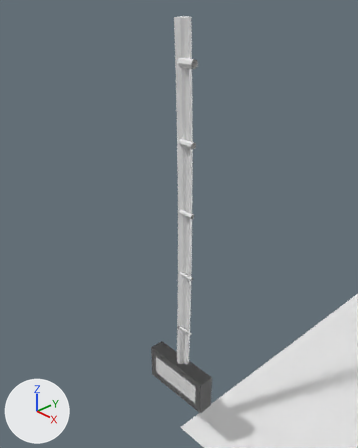
Two versions of the Blender file res/reaperForge.blend, one commit apart.
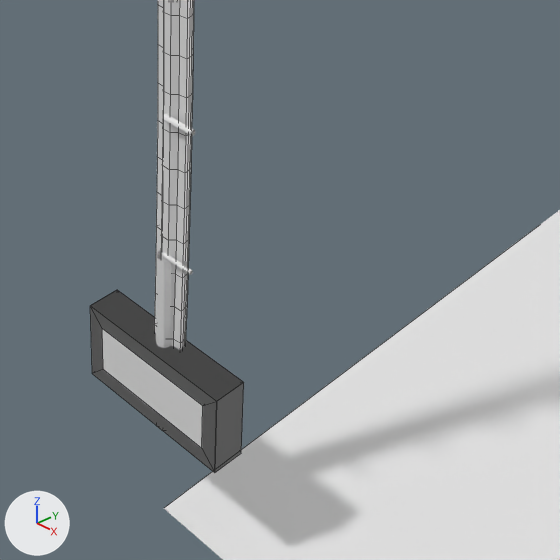
Old and new are each drawn from a camera (50 mm lens) standing at (3.84, -3.6, 4.95) and looking at (-0.66, 0.59, 1.92) and again close up on the part from 32% to 94% of the width and 51% to 100% of the height. Arrows for +X, +Y and +Z are at lower left; the lights stay in place. The close-ups show mesh edges as thin lines.

The first close-up shows 'Fret', 'Ground', 'Note', 'NoteFretboard', 'NoteStand'.
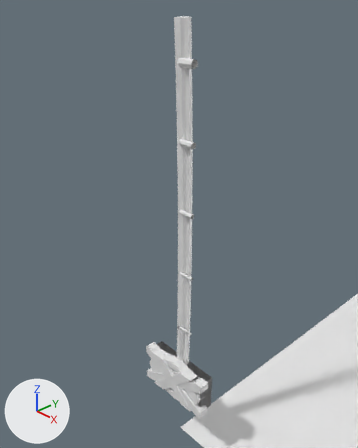
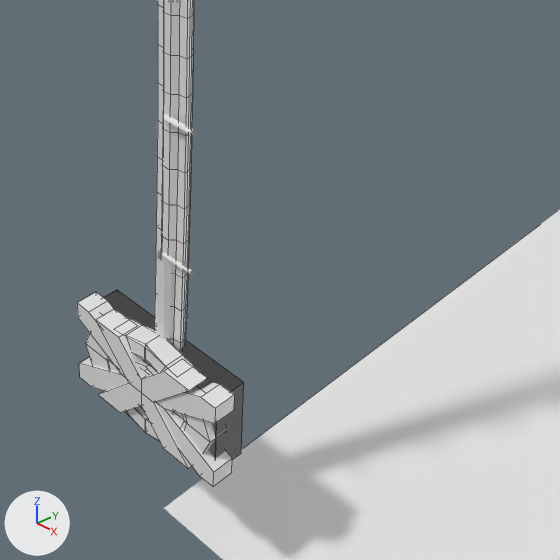
Changed parts and their boxes (x1, y1, x2, y2) in the close-ups (560 x 560 px):
'Palmmute', added: after (77, 292, 234, 487)
'Fretmute', added: after (96, 309, 207, 468)
'PinchHarmonic', added: after (86, 319, 227, 454)
'Harmonic', added: after (109, 325, 184, 437)
'Note', unchanged, covered by the edit: before (90, 290, 244, 473); after (144, 360, 216, 458)

The change in detail:
Mesh me_cylinder_012 is new.
It has 72 vertices, 49 faces and spans x -0.32..0.32, y -0.135..-0.012, z -0.32..0.32.
Mesh me_cylinder_010 is new.
It has 72 vertices, 49 faces and spans x -0.502..0.502, y -0.141..-0.017, z -0.306..0.306.
Mesh me_cube_019 is new.
It has 25 vertices, 16 faces and spans x -0.368..0.368, y -0.168..-0.033, z -0.272..0.272.
Mesh me_cube_016 is new.
It has 33 vertices, 20 faces and spans x -0.546..0.546, y -0.156..-0.019, z -0.273..0.273.
Object 'Harmonic' (ob_harmonic) is new; it shows me_cylinder_012.
Its location is (0.0, 0.0, 0.0).
Object 'PinchHarmonic' (ob_pinchharmonic) is new; it shows me_cylinder_010.
Its location is (0.0, 0.0, 0.0).
Object 'Fretmute' (ob_fretmute) is new; it shows me_cube_019.
Its location is (0.0, 0.0, 0.0).
Object 'Palmmute' (ob_palmmute) is new; it shows me_cube_016.
Its location is (0.0, 0.0, 0.0).
